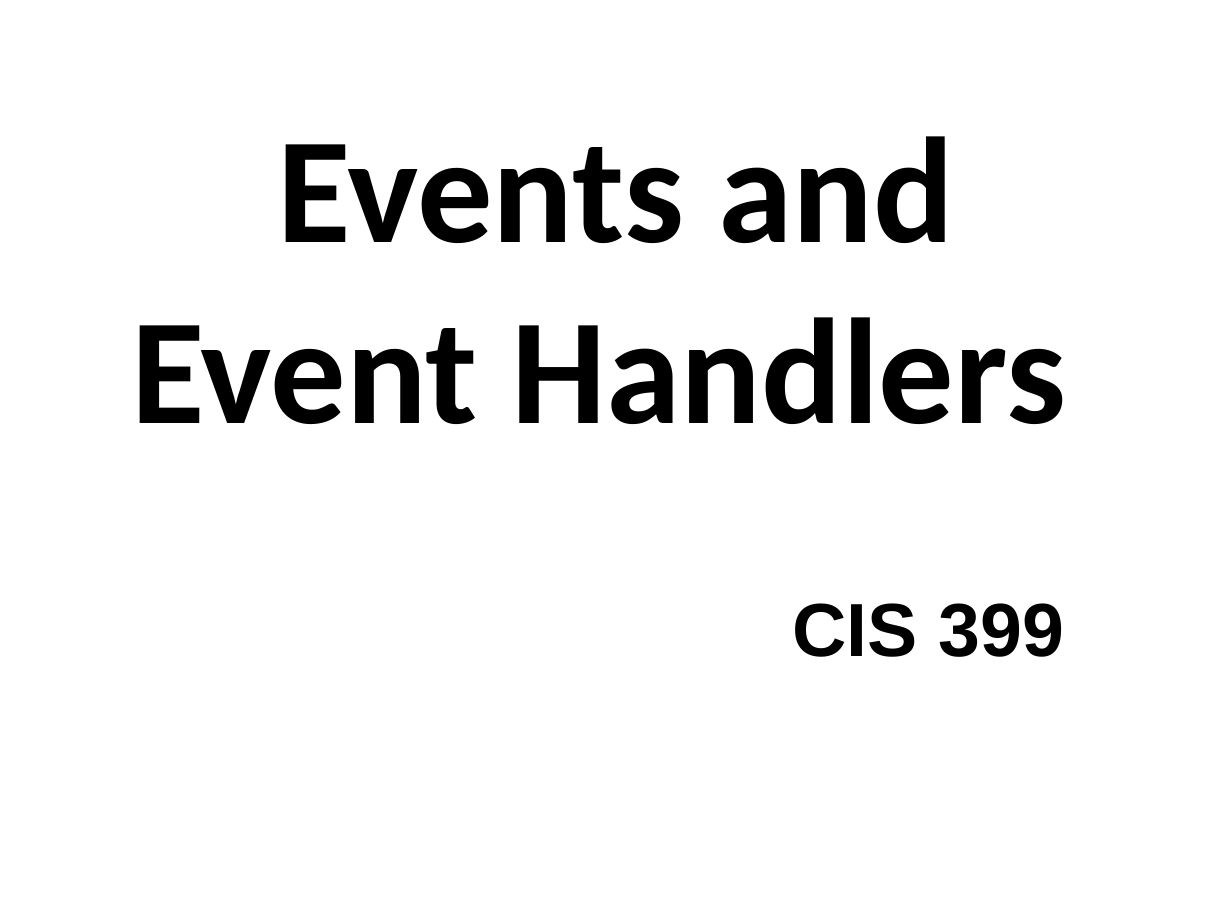
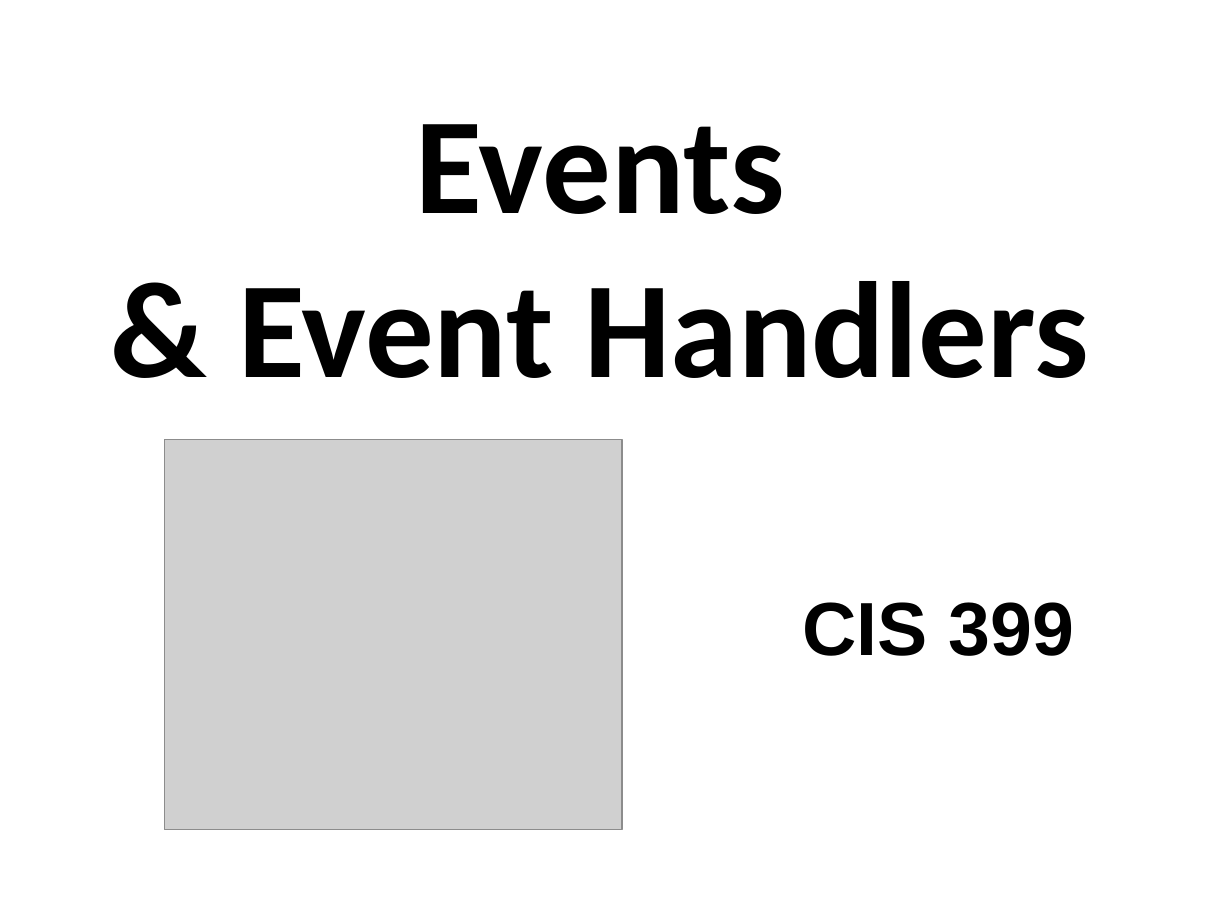
Before and after one commit to UO-CIS/CIS399Android-CourseMaterials, a slide deck: slide 1 of Notes and Slides/CIS399wk2Day2-EventHandlers.pptx. Drawn at 1232x924 pixels with LibreOffice and Linux fonts; fonts in the diff are those of the drawing; grey boxes stand for pictures. Boxes give left, top, right and bottom in pixels: in the first picture for what was removed or moved away, otherwise in the second. Text is boxed around its words. In the diff, an @@ line names an element or a change of style, - is before the commit and + after.

```diff
--- a/Notes and Slides/CIS399wk2Day2-EventHandlers.pptx
+++ b/Notes and Slides/CIS399wk2Day2-EventHandlers.pptx
@@ title at bbox=[238, 124, 1088, 378]: text changed; size 88 to 80 pt @@
-Events and Event Handlers
+Events
+& Event Handlers
@@ picture added at bbox=[164, 440, 622, 830] @@
@@ text "CIS 399": place and size @@
-text "CIS 399" at bbox=[792, 603, 1065, 657]
+text "CIS 399" at bbox=[803, 602, 1075, 656]
```
Also in this commit, not shown: 6 other slides changed, 4 slides added, 12 other files.
